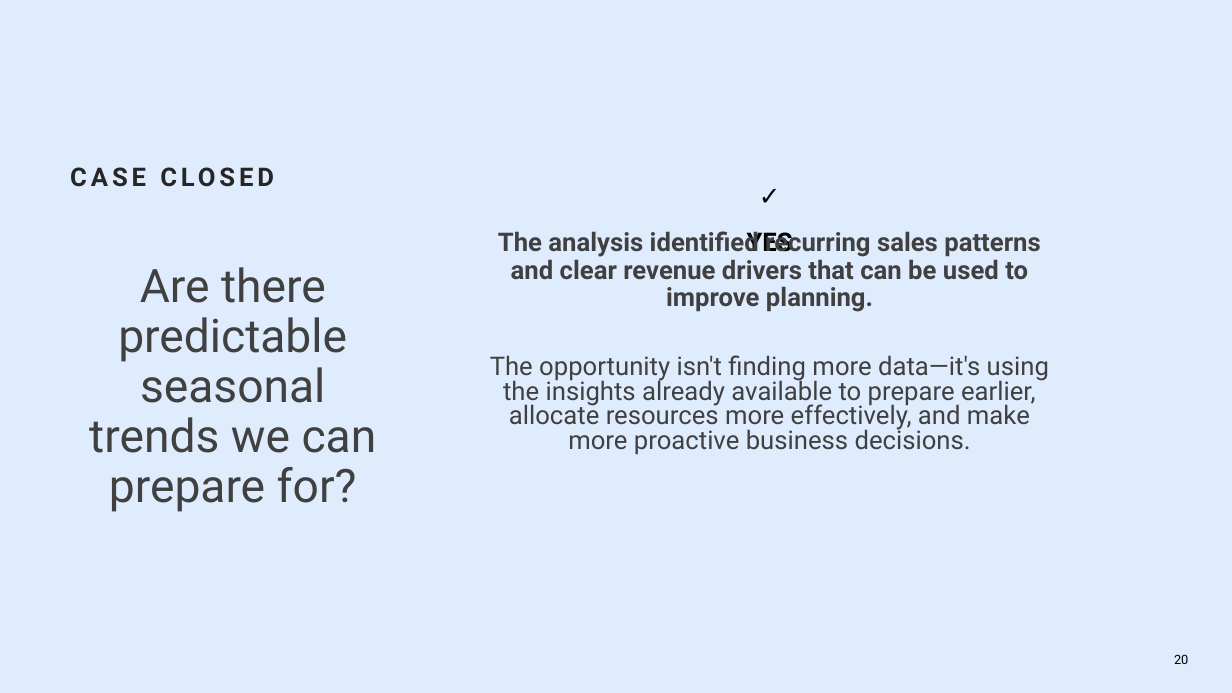
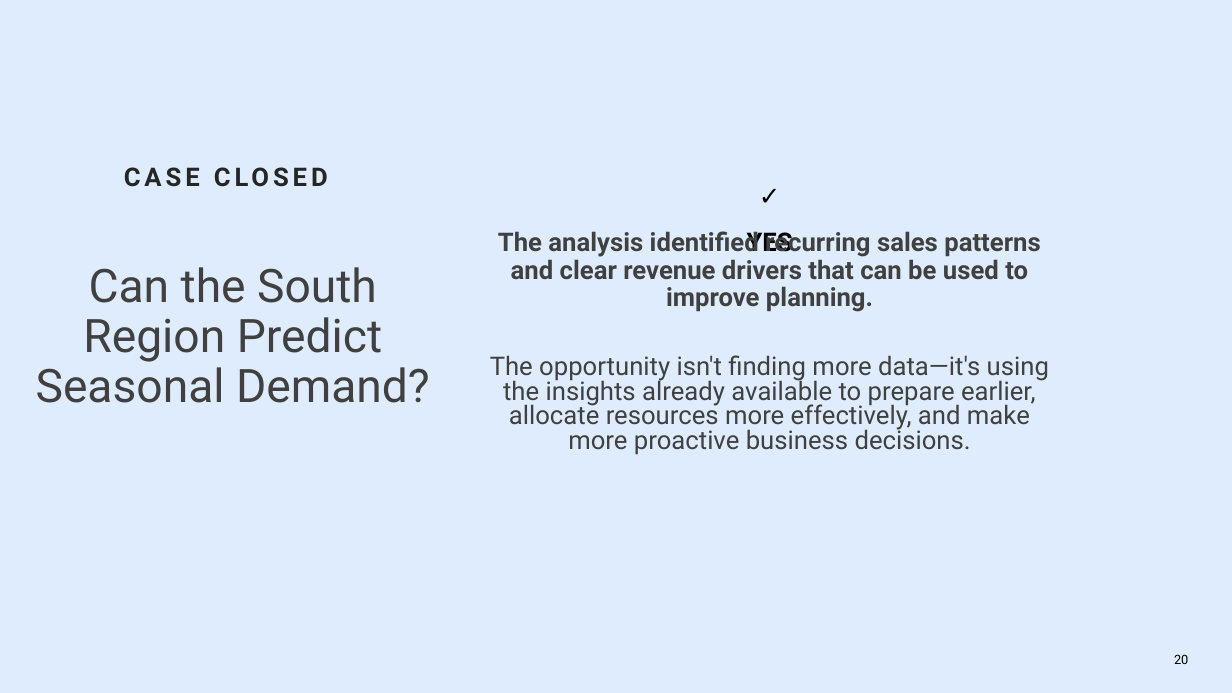
Before and after one commit to Fire-Cricket/Capstone_3, a slide deck: slide 20 of CapstonePresentation.pptx. Drawn at 1232x693 pixels with LibreOffice and Linux fonts; fonts in the diff are those of the drawing; background and template pictures are left out. Boxes give left, top, right and bottom in pixels: in the first picture for what was removed or moved away, otherwise in the second. Text is boxed around its words. In the diff, an @@ line names an element or a change of style, - is before the commit and + after.

```diff
--- a/CapstonePresentation.pptx
+++ b/CapstonePresentation.pptx
@@ title "CASE CLOSED": place and size @@
-title "CASE CLOSED" at [70, 167, 274, 187]
+title "CASE CLOSED" at [124, 167, 328, 187]
@@ text at [36, 267, 430, 403]: text changed @@
-Are there predictable seasonal
-trends we can prepare for?
+Can the South Region Predict Seasonal Demand?
```
Also in this commit, not shown: 3 other files.
